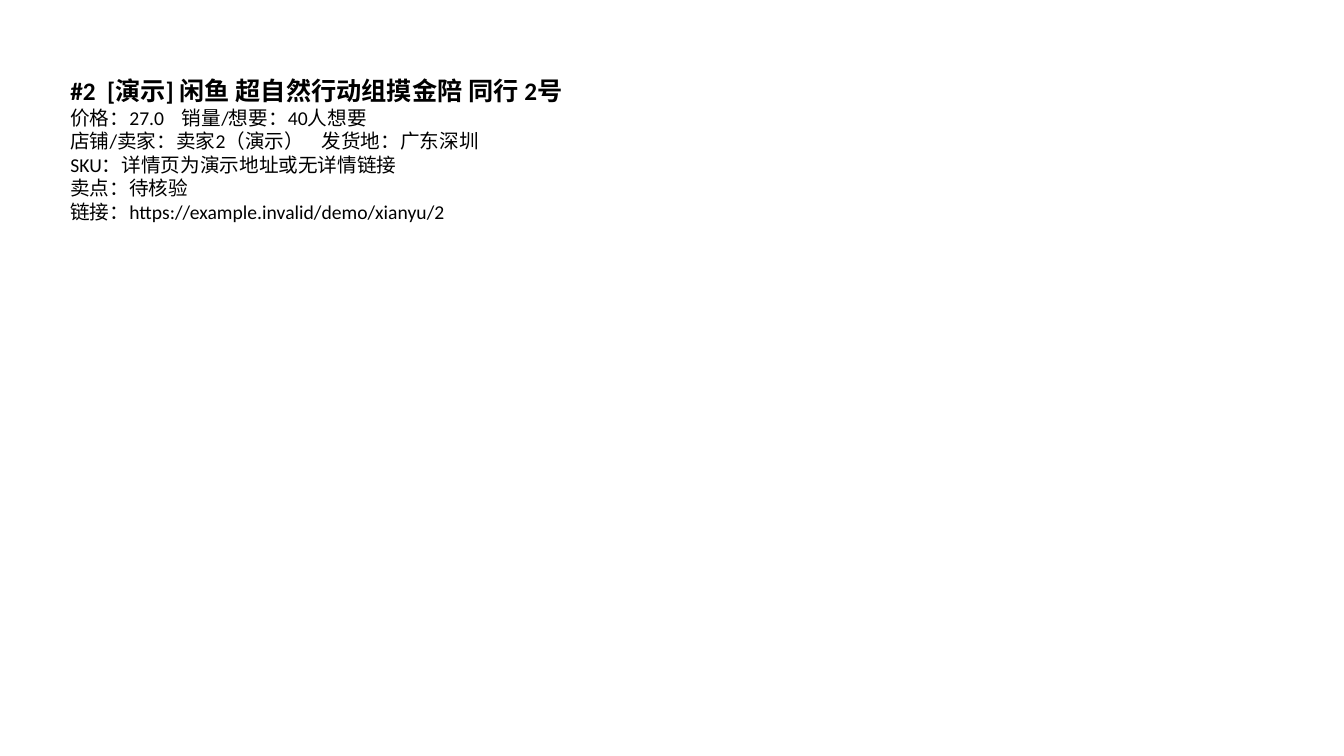
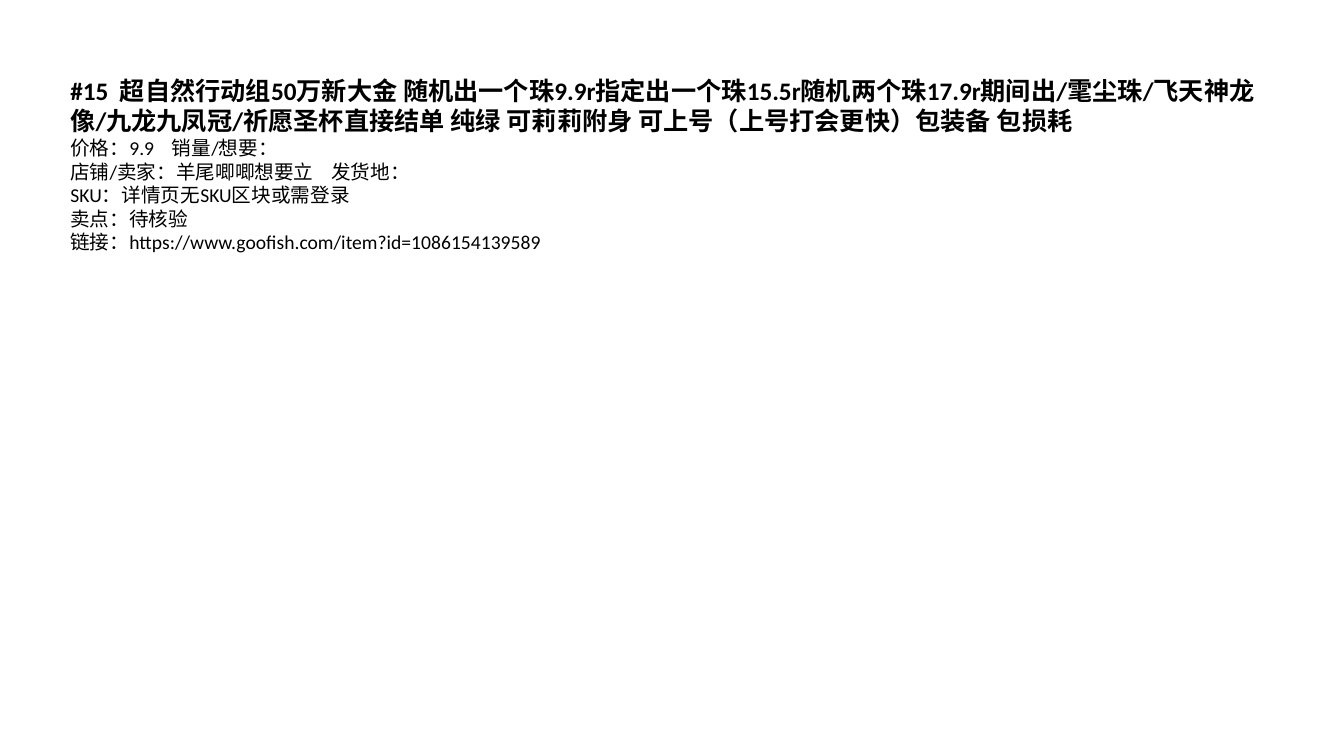
Before and after one commit to 02zhuniu-ship-it/-, a slide deck: slide 16 of archive/2026-09-30/xianyu/PPT报告/闲鱼同行爆款分析-2026-09-30.pptx (slide 3 before the commit). Drawn at 1344x756 pixels with LibreOffice and Linux fonts; fonts in the diff are those of the drawing. Boxes give left, top, right and bottom in pixels: in the first picture for what was removed or moved away, otherwise in the second. Text is boxed around its words. In the diff, an @@ line names an element or a change of style, - is before the commit and + after.

Commit message:
配置Apify令牌并启用真实竞品采集（淘宝+闲鱼）
- 将Apify API令牌写入config.json，云端无需加密口令即可使用云浏览器抓真实数据
- 修正Apify采集输入参数为 keywords[] + maxResultsPerKeyword/maxItems
- 调整关键词顺序，宽词在前，避免长尾词单独无结果
- 更新当日归档为真实采集数据（淘宝/闲鱼各15条）及真实商品图片、PPT

```diff
--- a/archive/2026-09-30/xianyu/PPT报告/闲鱼同行爆款分析-2026-09-30.pptx
+++ b/archive/2026-09-30/xianyu/PPT报告/闲鱼同行爆款分析-2026-09-30.pptx
@@ text at [70, 78, 1254, 204]: text changed; size 14 to 18 pt; bold on @@
-#2 [演示] 闲鱼 超自然行动组摸金陪 同行 2号
-价格：27.0 销量/想要：40人想要
-店铺/卖家：卖家2（演示） 发货地：广东深圳
-SKU：详情页为演示地址或无详情链接
+#15 超自然行动组50万新大金 随机出一个珠9.9r指定出一个珠15.5r随机两个珠17.9r期间出/雮尘珠/飞天神龙像/九龙九凤冠/祈愿圣杯直接结单 纯绿 可莉莉附身 可上号（上号打会更快）包装备 包损耗
+价格：9.9 销量/想要：
+店铺/卖家：羊尾唧唧想要立 发货地：
+SKU：详情页无SKU区块或需登录
@@ text at [70, 232, 540, 253]: text changed @@
-链接：https://example.invalid/demo/xianyu/2
+链接：https://www.goofish.com/item?id=1086154139589
```
Also in this commit, not shown: 10 other slides changed, 5 slides added, 42 other files.
